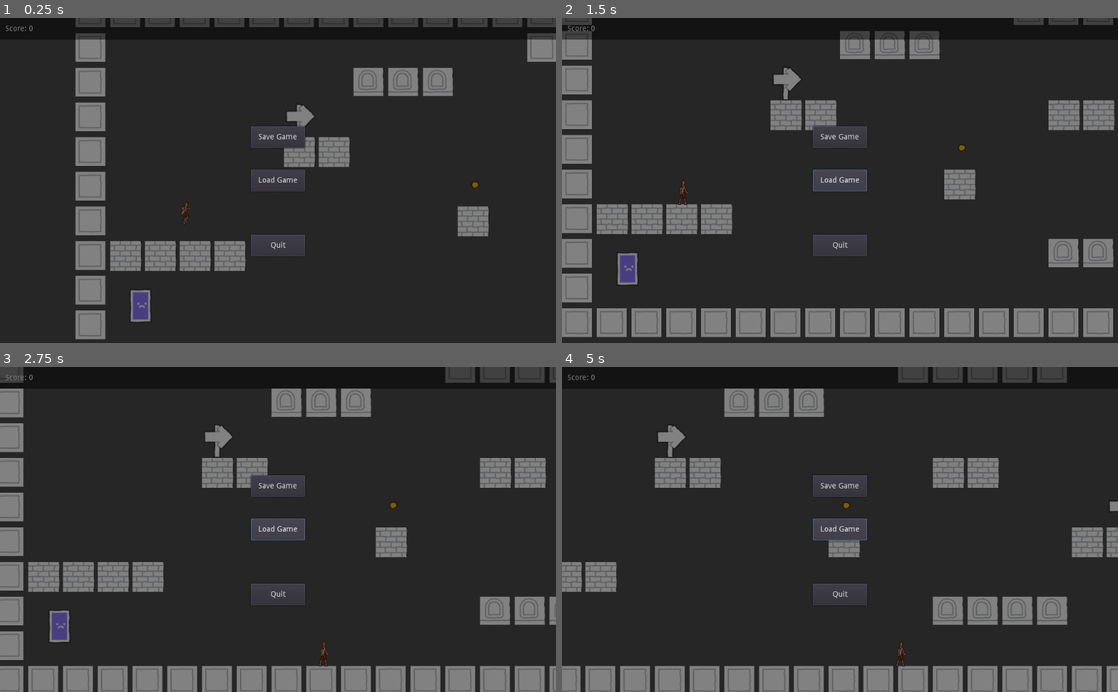
Above: before the commit, frames 1-4 (two rows, left to right).
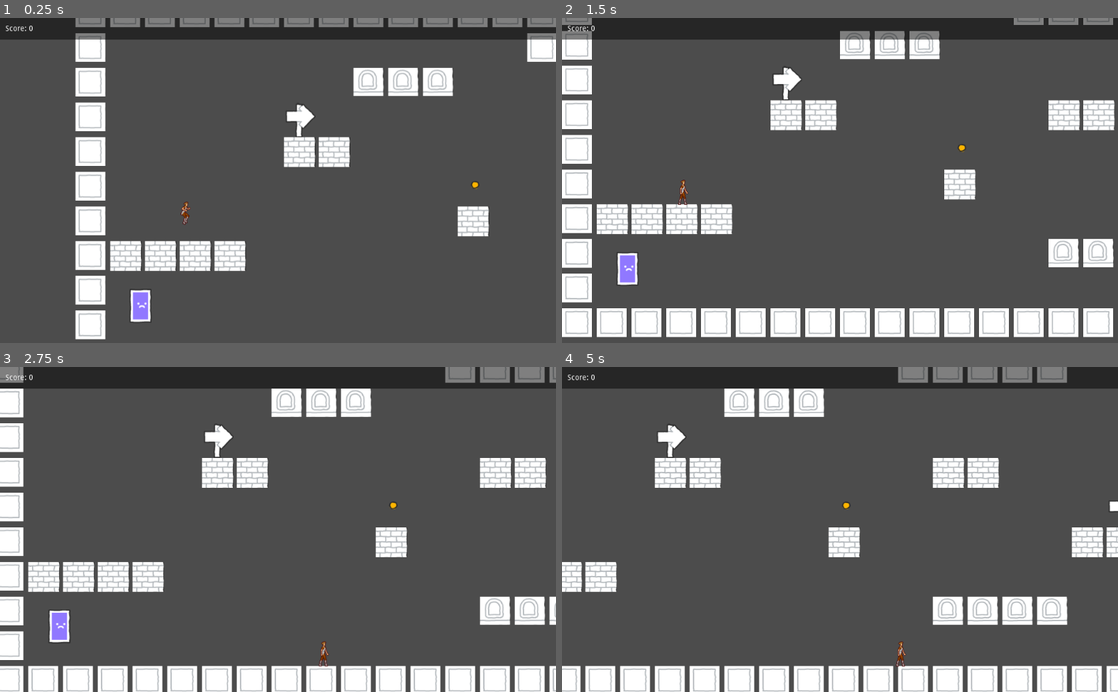
Above: after the commit, the same moments.

Repository: LAP118/04-2D-Platformer
Game: Godot game, scene res://Levels/Level1.tscn
Same seed, same stepped clock (60 frames per second), same inputs: the game is played once before the commit and once after it.
Inputs (mouse positions are in pixels of both pictures, inside the frame that each line leads up to):
- Up to frame 1 (0.25 s): no input
- Up to frame 2 (1.5 s): click (840, 180) at 0.5 s, where only the run before the commit has a clickable "Load Game"; hold D (right) from 1.28 s (still down)
- Up to frame 3 (2.75 s): keep holding D (right); tap W (jump) at 1.52, 2.27 s
- Up to frame 4 (5 s): release D (right) at 2.78 s; hold A (left) 2.78-3.53 s; hold D (right) from 3.53 s (still down); tap W (jump) at 3.77, 4.52 s

The runs differ from the first frame. In frame 1, 94% of the frame differs, in the area x 0-100%, y 0-100%; in frame 2, 93%; in frame 3, 93%; in frame 4, 93%.

Commit message:
Corrects issues after the player dies
Sorry about those errors. I should have updated the instructions to account for some recent changes to Godot. Hopefully that works better. Let me know if you need help with anything else.

Diff:
--- a/Camera.gd
+++ b/Camera.gd
@@ -3,7 +3,6 @@
 var player = null
 
 func _process(_delta):
-	if player == null:
-		player = get_node_or_null("/root/Game/Player_Container/Player")
-	else:
+	player = get_node_or_null("/root/Game/Player_Container/Player")
+	if player != null:
 		position = player.position
--- a/Enemies/Enemy1.gd
+++ b/Enemies/Enemy1.gd
@@ -13,11 +13,9 @@
 	position = start_position[Global.save_data["level"]-1]
 
 func _physics_process(_delta):
-	if nav == null:
-		nav = get_node_or_null("/root/Game/Navigation2D")
-	elif player == null:
-		player = get_node_or_null("/root/Game/Player_Container/Player")
-	else:
+	nav = get_node_or_null("/root/Game/Navigation2D")
+	player = get_node_or_null("/root/Game/Player_Container/Player")
+	if nav != null and player != null:
 		var points = nav.get_simple_path(global_position, player.global_position, true)
 		if points.size() > 1:
 			var target = points[1] - global_position
--- a/Global.gd
+++ b/Global.gd
@@ -94,7 +94,7 @@
 
 
 
-	var save_data = parse_json(save_game.get_line())
+	save_data = parse_json(save_game.get_line())
 	save_game.close()
 	var _scene = get_tree().change_scene_to(levels[save_data["level"]-1])
 	call_deferred("load_data")
--- a/UI/UI.tscn
+++ b/UI/UI.tscn
@@ -33,6 +33,7 @@
 
 [node name="Menu" type="Control" parent="."]
 pause_mode = 2
+visible = false
 margin_right = 40.0
 margin_bottom = 40.0
 script = ExtResource( 1 )
Not shown, added: .gitignore
